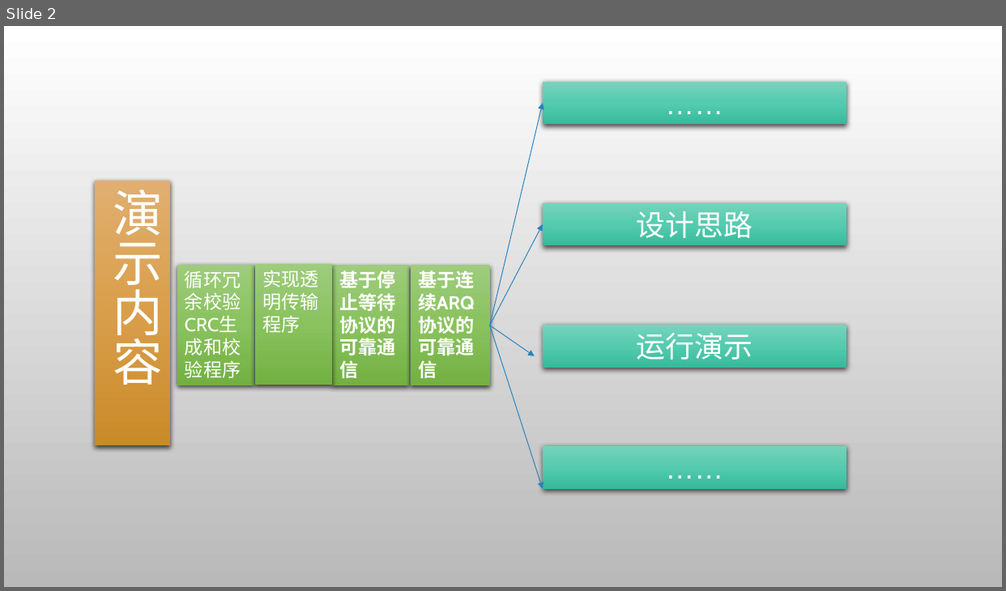
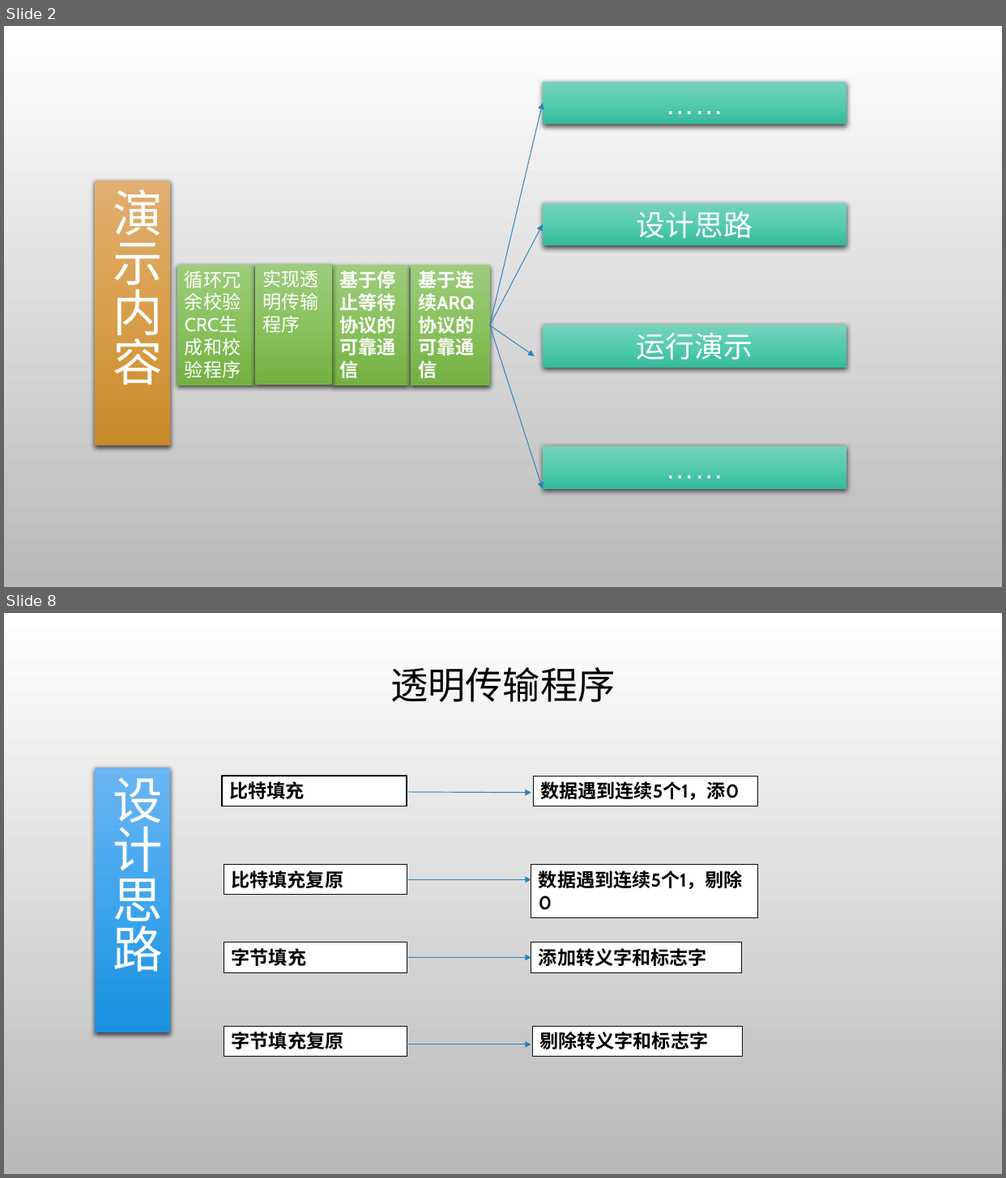
Before and after one commit to gcrth/computer_network, a slide deck: chapter3/ppt/ppt-chapter3.pptx. Shown one above the other, each under a label of ours: slide 2 before the commit, slides 2 and 8 after it; the slides between them are not shown. The pictures are 1006x591 and 1006x1178 pixels, drawn with LibreOffice and Linux fonts; fonts in the diff are those of the drawing; background and template pictures are left out. Boxes give left, top, right and bottom in pixels: in the first picture for what was removed or moved away, otherwise in the second. Text is boxed around its words. In the diff, an @@ line names an element or a change of style, - is before the commit and + after.

```diff
--- a/chapter3/ppt/ppt-chapter3.pptx
+++ b/chapter3/ppt/ppt-chapter3.pptx
@@ slide 8 added at (4, 613, 1002, 1174), background picture (left out) @@
@@ text added at (390, 667, 615, 702), 36 pt, text #000000 @@
+透明传输程序
@@ rectangle added at (95, 767, 170, 1033), fill gradient #6CB6F1 to #3FA6EE to #1891DF, 48 pt, text #FFFFFF @@
+设计思路
@@ rectangle added at (222, 776, 407, 806), fill #FFFFFF, outline #000000 1.25 pt, 18 pt, text #000000, bold @@
+比特填充
@@ rectangle added at (533, 776, 759, 806), fill #FFFFFF, outline #0D0D0D 0.75 pt, 18 pt, text #000000, bold @@
+数据遇到连续5个1，添0
@@ arrow added from (407, 792) to (531, 793), #2683BF 0.75 pt @@
@@ rectangle added at (224, 865, 407, 895), fill #FFFFFF, outline #0D0D0D 0.75 pt, 18 pt, text #000000, bold @@
+比特填充复原
@@ arrow added from (407, 879) to (531, 879), #2683BF 0.75 pt @@
@@ rectangle added at (531, 865, 758, 918), fill #FFFFFF, outline #0D0D0D 0.75 pt, 18 pt, text #000000, bold @@
+数据遇到连续5个1，剔除0
@@ rectangle added at (224, 943, 407, 973), fill #FFFFFF, outline #0D0D0D 0.75 pt, 18 pt, text #000000, bold @@
+字节填充
@@ rectangle added at (531, 943, 740, 973), fill #FFFFFF, outline #0D0D0D 0.75 pt, 18 pt, text #000000, bold @@
+添加转义字和标志字
@@ arrow added from (407, 958) to (531, 958), #2683BF 0.75 pt @@
@@ rectangle added at (224, 1026, 407, 1056), fill #FFFFFF, outline #0D0D0D 0.75 pt, 18 pt, text #000000, bold @@
+字节填充复原
@@ arrow added from (407, 1045) to (531, 1045), #2683BF 0.75 pt @@
@@ rectangle added at (533, 1026, 742, 1056), fill #FFFFFF, outline #0D0D0D 0.75 pt, 18 pt, text #000000, bold @@
+剔除转义字和标志字
```
Also in this commit, not shown: 2 slides changed, 27 other slides added, 2 slides removed.
